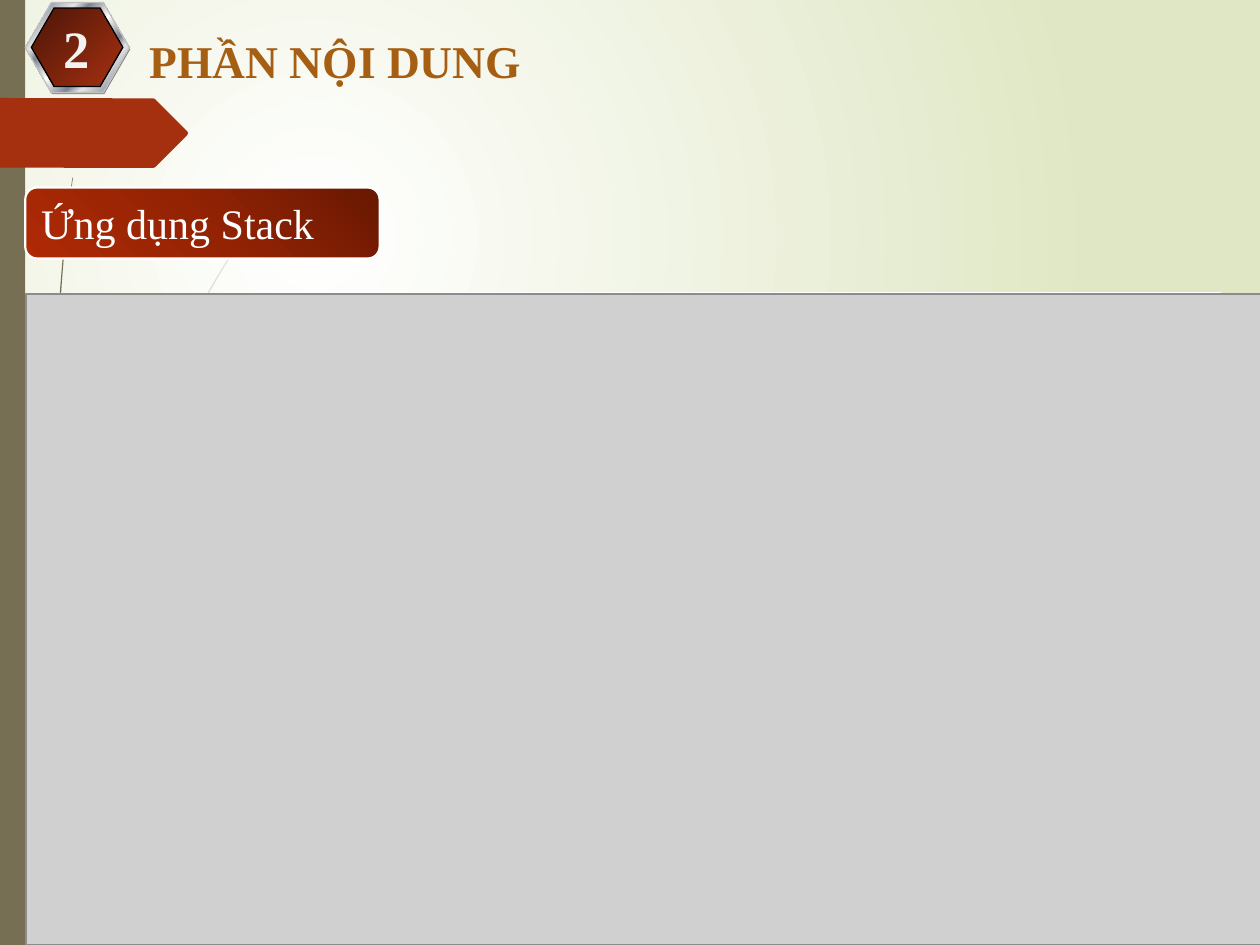
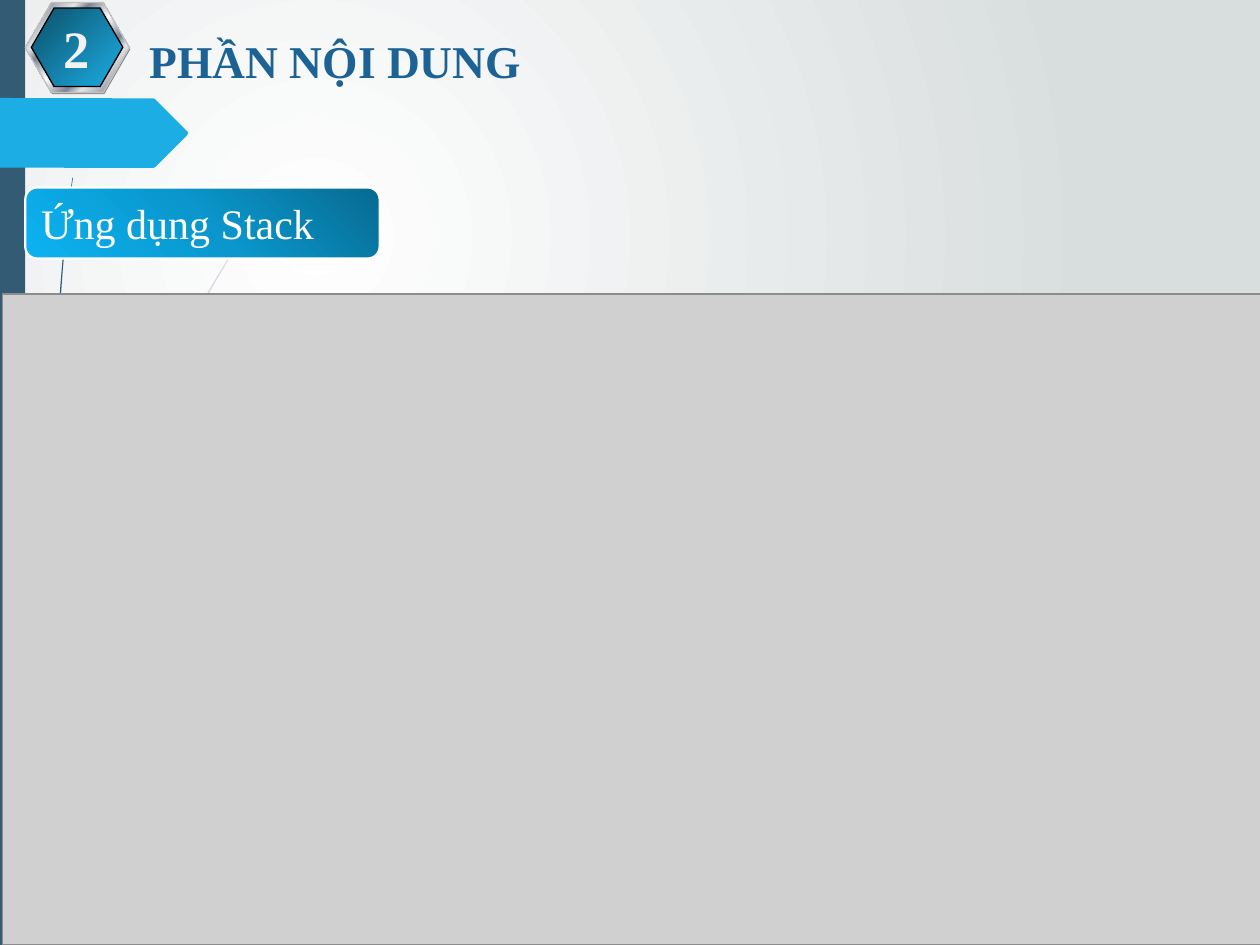
Before and after one commit to NguyenThanhNhuJS99/ThapHaNoi, a slide deck: slide 7 of BaoCaoDoAn.pptx. Drawn at 1260x945 pixels with LibreOffice and Linux fonts; fonts in the diff are those of the drawing; grey boxes stand for pictures. Boxes give left, top, right and bottom in pixels: in the first picture for what was removed or moved away, otherwise in the second. Text is boxed around its words. In the diff, an @@ line names an element or a change of style, - is before the commit and + after.

```diff
--- a/BaoCaoDoAn.pptx
+++ b/BaoCaoDoAn.pptx
@@ background gradient #FFFFFF to #DFE8C4 to gradient #FFFFFF to #D7DDE0 @@
@@ hexagon "2" at (32, 8, 123, 86): fill gradient #76220B to #A53010 to gradient #147CA3 to #1CADE4 @@
@@ text "PHẦN NỘI DUNG" at (150, 42, 521, 86): text colour #A65E12 to #1D6294 @@
@@ freeform shape at (0, 98, 188, 169): fill #A53010 to #1CADE4 @@
@@ fill #766F54 to #335B74 in 3 elements at (3, 0, 59, 606), (0, 0, 25, 945), (53, 178, 73, 595) @@
@@ rounded rectangle "Ứng dụng Stack" at (25, 188, 379, 258): fill gradient #681903 to #952304 to #B02A05 to gradient #086A90 to #0B98CD to #0DB4F3 @@
@@ freeform shape at (74, 193, 273, 751): fill #766F54 at 20% opacity to #335B74 at 20% opacity @@
@@ picture: place and size @@
-picture at (26, 294, 1260, 945)
+picture at (3, 294, 1260, 945)
@@ rectangle removed at (272, 294, 1220, 765) @@
@@ freeform shape at (0, 355, 10, 441): fill #766F54 at 20% opacity to #335B74 at 20% opacity @@
@@ freeform shape removed at (10, 441, 88, 900) @@
@@ freeform shape removed at (13, 435, 74, 755) @@
```
Also in this commit, not shown: 11 other slides changed, 1 slide added, 1 slide removed, 4 other files.
